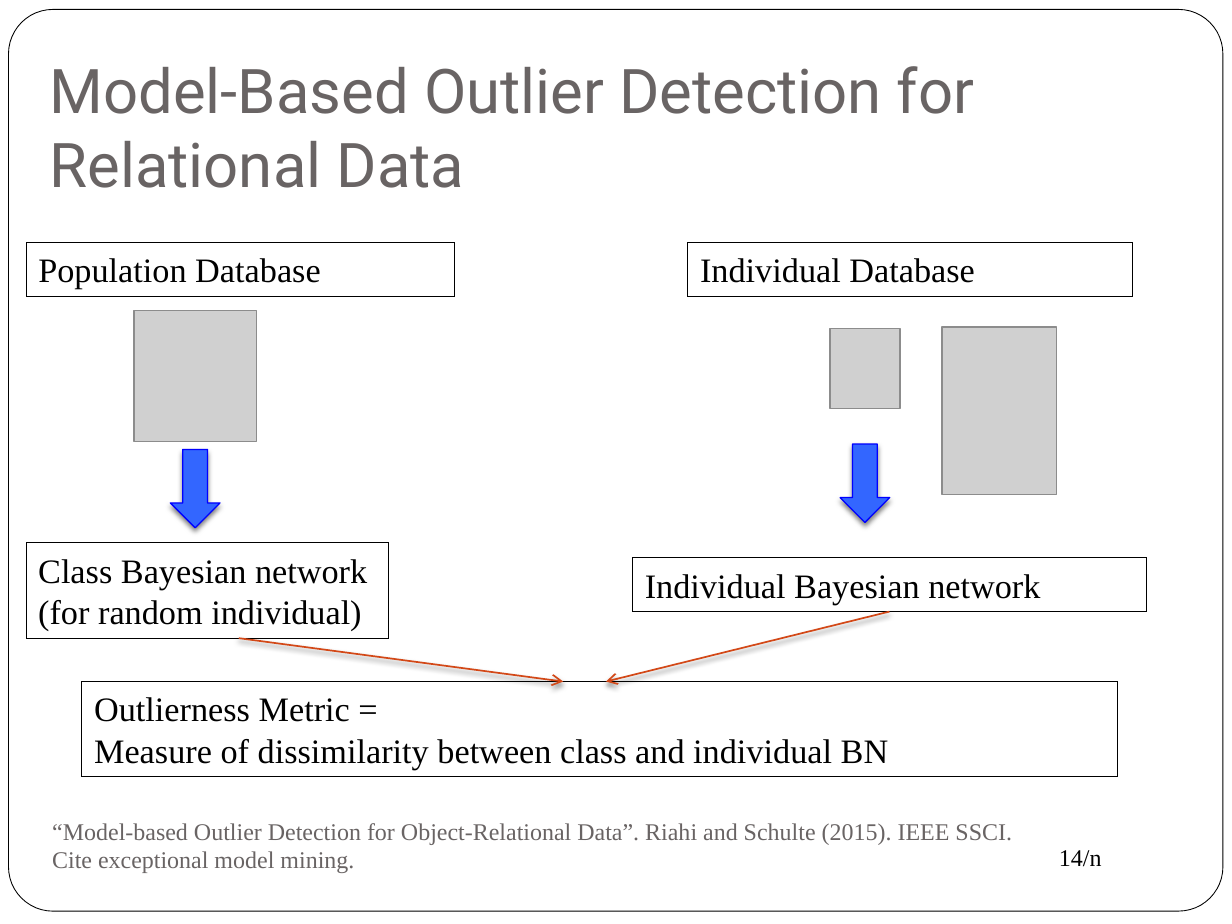
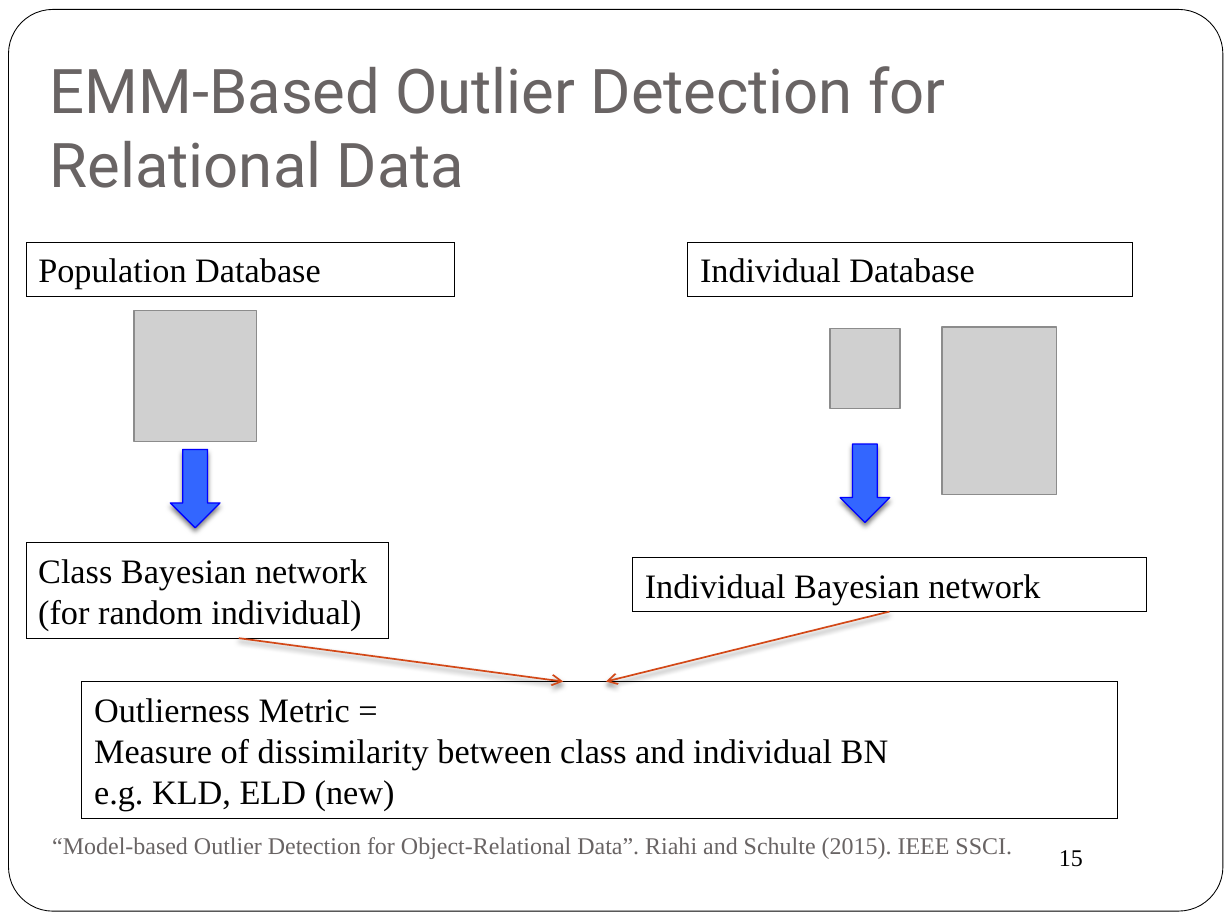
Before and after one commit to oschulte/srl-tutorial-slides, a slide deck: slide 15 of ch6-anomaly.pptx (slide 14 before the commit). Drawn at 1232x924 pixels with LibreOffice and Linux fonts; fonts in the diff are those of the drawing; grey boxes stand for pictures. Boxes give left, top, right and bottom in pixels: in the first picture for what was removed or moved away, otherwise in the second. Text is boxed around its words. In the diff, an @@ line names an element or a change of style, - is before the commit and + after.

```diff
--- a/ch6-anomaly.pptx
+++ b/ch6-anomaly.pptx
@@ title at (x1=50, y1=66, x2=945, y2=188): text changed @@
-Model-Based Outlier Detection for Relational Data
+EMM-Based Outlier Detection for Relational Data
@@ rectangle "Outlierness Metric =" resized from (x1=83, y1=681, x2=1119, y2=776) to (x1=83, y1=681, x2=1119, y2=818) @@
@@ text in rectangle at (x1=94, y1=739, x2=889, y2=811): text changed @@
-Measure of dissimilarity between class and individual BN
+Measure of dissimilarity between class and individual BN
+e.g. KLD, ELD (new)
@@ text at (x1=52, y1=837, x2=1012, y2=859): text changed @@
-“Model-based Outlier Detection for Object-Relational Data”. Riahi and Schulte (2015). IEEE SSCI.
-Cite exceptional model mining.
+“Model-based Outlier Detection for Object-Relational Data”. Riahi and Schulte (2015). IEEE SSCI.
@@ page number at (x1=1059, y1=850, x2=1083, y2=867): text changed @@
-14/n
+15
```
Also in this commit, not shown: 21 other slides changed, 2 slides added, 2 slides removed.
